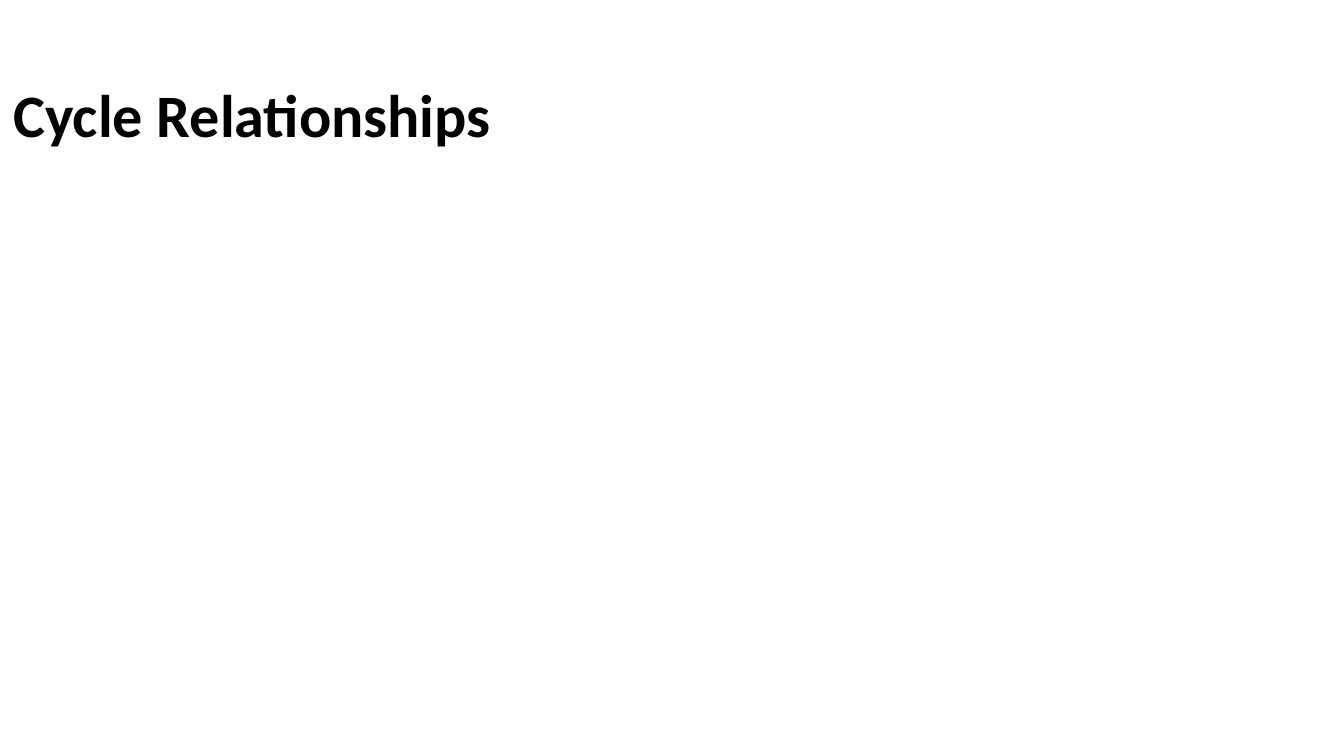
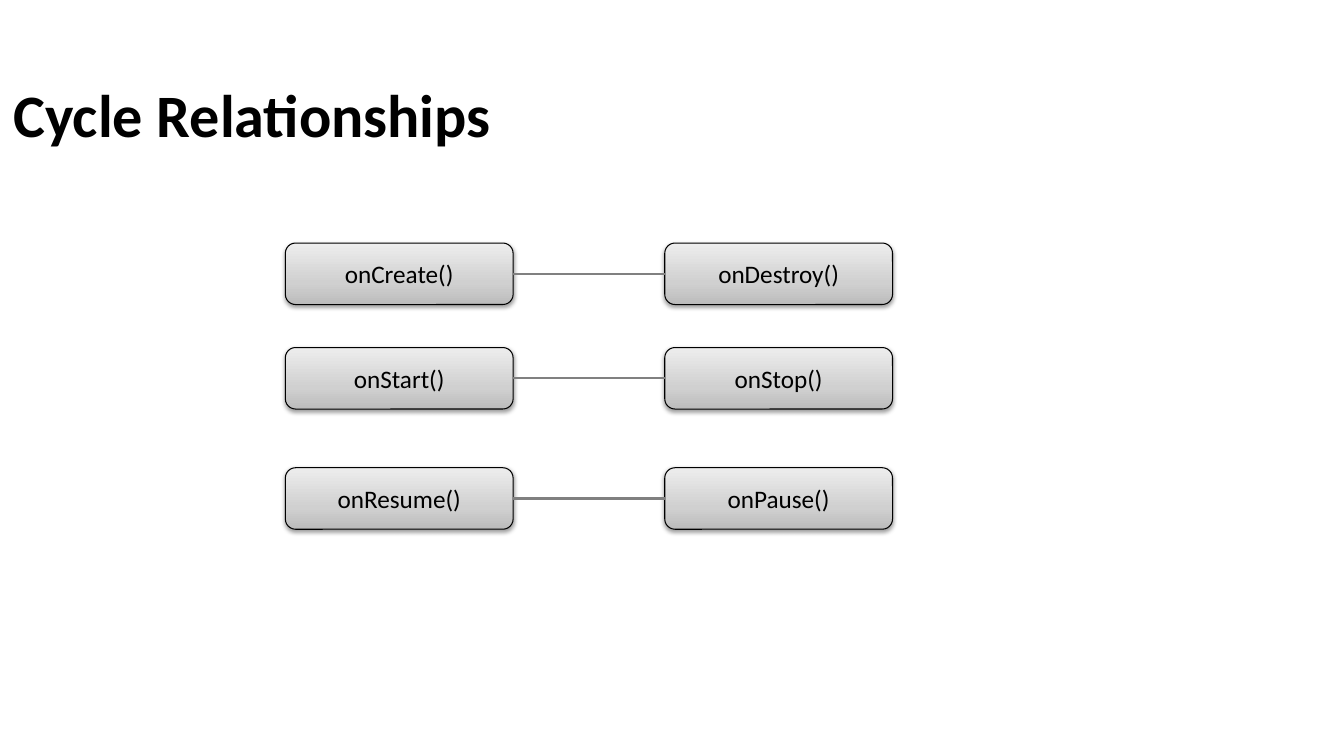
Before and after one commit to Batch-xx/Android-Lunch-Learn, a slide deck: slide 27 of slides/Android Studio_Activities_Fragments.pptx (slide 22 before the commit). Drawn at 1344x756 pixels with LibreOffice and Linux fonts; fonts in the diff are those of the drawing; background and template pictures are left out. Boxes give left, top, right and bottom in pixels: in the first picture for what was removed or moved away, otherwise in the second. Text is boxed around its words. In the diff, an @@ line names an element or a change of style, - is before the commit and + after.

```diff
--- a/slides/Android Studio_Activities_Fragments.pptx
+++ b/slides/Android Studio_Activities_Fragments.pptx
@@ rounded rectangle added at bbox=[285, 243, 513, 304], fill gradient #BDBDBD to #D1D1D1 to #EEEEEE, outline #000000 0.75 pt, 18 pt, text #000000 @@
+onCreate()
@@ rounded rectangle added at bbox=[665, 243, 893, 304], fill gradient #BDBDBD to #D1D1D1 to #EEEEEE, outline #000000 0.75 pt, 18 pt, text #000000 @@
+onDestroy()
@@ line added from (513, 274) to (665, 274), #808080 1.5 pt @@
@@ rounded rectangle added at bbox=[285, 348, 513, 409], fill gradient #BDBDBD to #D1D1D1 to #EEEEEE, outline #000000 0.75 pt, 18 pt, text #000000 @@
+onStart()
@@ rounded rectangle added at bbox=[665, 348, 893, 409], fill gradient #BDBDBD to #D1D1D1 to #EEEEEE, outline #000000 0.75 pt, 18 pt, text #000000 @@
+onStop()
@@ line added from (513, 378) to (665, 378), #808080 1.5 pt @@
@@ rounded rectangle added at bbox=[285, 468, 513, 529], fill gradient #BDBDBD to #D1D1D1 to #EEEEEE, outline #000000 0.75 pt, 18 pt, text #000000 @@
+onResume()
@@ rounded rectangle added at bbox=[665, 468, 893, 529], fill gradient #BDBDBD to #D1D1D1 to #EEEEEE, outline #000000 0.75 pt, 18 pt, text #000000 @@
+onPause()
@@ line added from (513, 499) to (665, 499), #808080 1.5 pt @@
```
Also in this commit, not shown: 8 other slides changed, 19 slides added, 4 slides removed, 1 other file.
